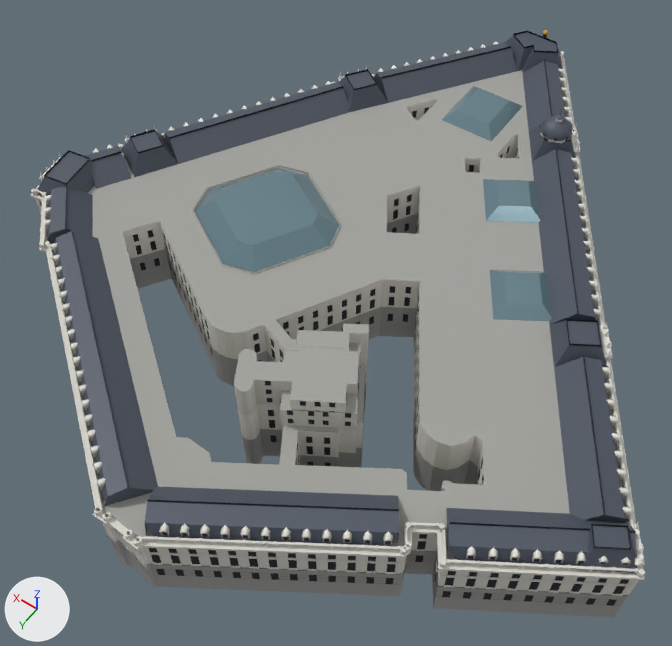
Renders of the glTF model models/Q4889526/model.glb from each side of a commit.
Camera for both pictures: a 50 mm lens placed at (-83.6, 124.1, 185.2), pointed at (-0.5, 7.8, 2.5). The axes (+X, +Y, +Z) are drawn at lower left. The lights are the same throughout. The picture after the commit comes second.

Before the edit, the objects in view are built like this:
```python
me_banco_de_espana = bpy.data.meshes.new('banco_de_espana')
me_banco_de_espana.from_pydata(...)  # 32812 vertices, 50314 faces; spans x -90.0..84.0, y -104.0..84.0, z -5.0..26.0
me_banco_de_espana.materials.append(mat_stone)
me_roofs = bpy.data.meshes.new('roofs')
me_roofs.from_pydata(...)  # 254 vertices, 355 faces; spans x -89.0..83.0, y -103.0..81.0, z 17.0..28.0
me_roofs.materials.append(mat_slate)
me_skylights = bpy.data.meshes.new('skylights')
me_skylights.from_pydata(...)  # 44 vertices, 60 faces; spans x -47.7..44.8, y -76.0..18.2, z 17.0..22.6
me_skylights.materials.append(mat_glass)
ob_banco_de_espana = bpy.data.objects.new('banco_de_espana', me_banco_de_espana)
ob_banco_de_espana.location = (0.0, 0.0, 0.0)
ob_roofs = bpy.data.objects.new('roofs', me_roofs)
ob_roofs.location = (0.0, 0.0, 0.0)
ob_skylights = bpy.data.objects.new('skylights', me_skylights)
ob_skylights.location = (0.0, 0.0, 0.0)
# also in view: 'cresting' at (-2.8, -11.7, 25.7)
```
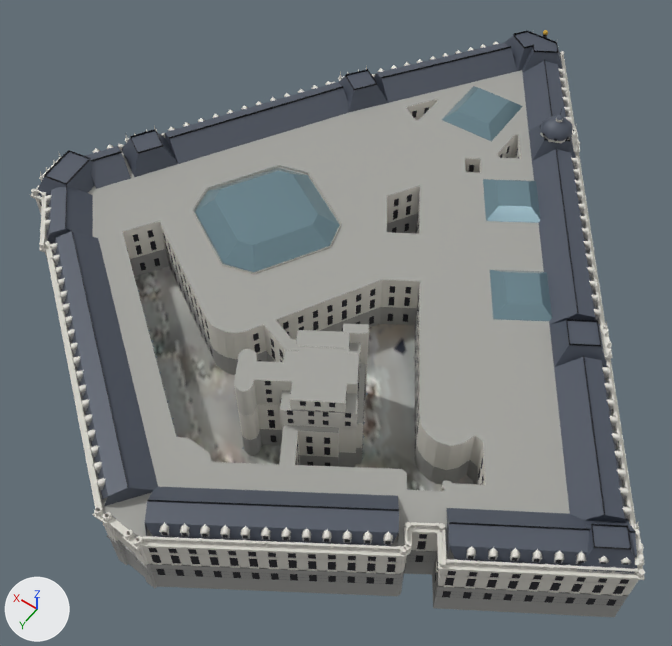
What differs and where, as boxes [x1, y1, x2, y2] in the pictures (672 x 646 px):
'courtyards', added
    after: [135, 232, 474, 491]

What the commit changed:
Mesh me_courtyards is new.
It has 2848 vertices, 5060 faces and spans x -56.1..51.9, y -31.8..61.2, z 0.0.
It uses material mat_stone.
Object 'courtyards' (ob_courtyards) is new; it shows me_courtyards.
Its location is (0.0, 0.0, 0.0).
